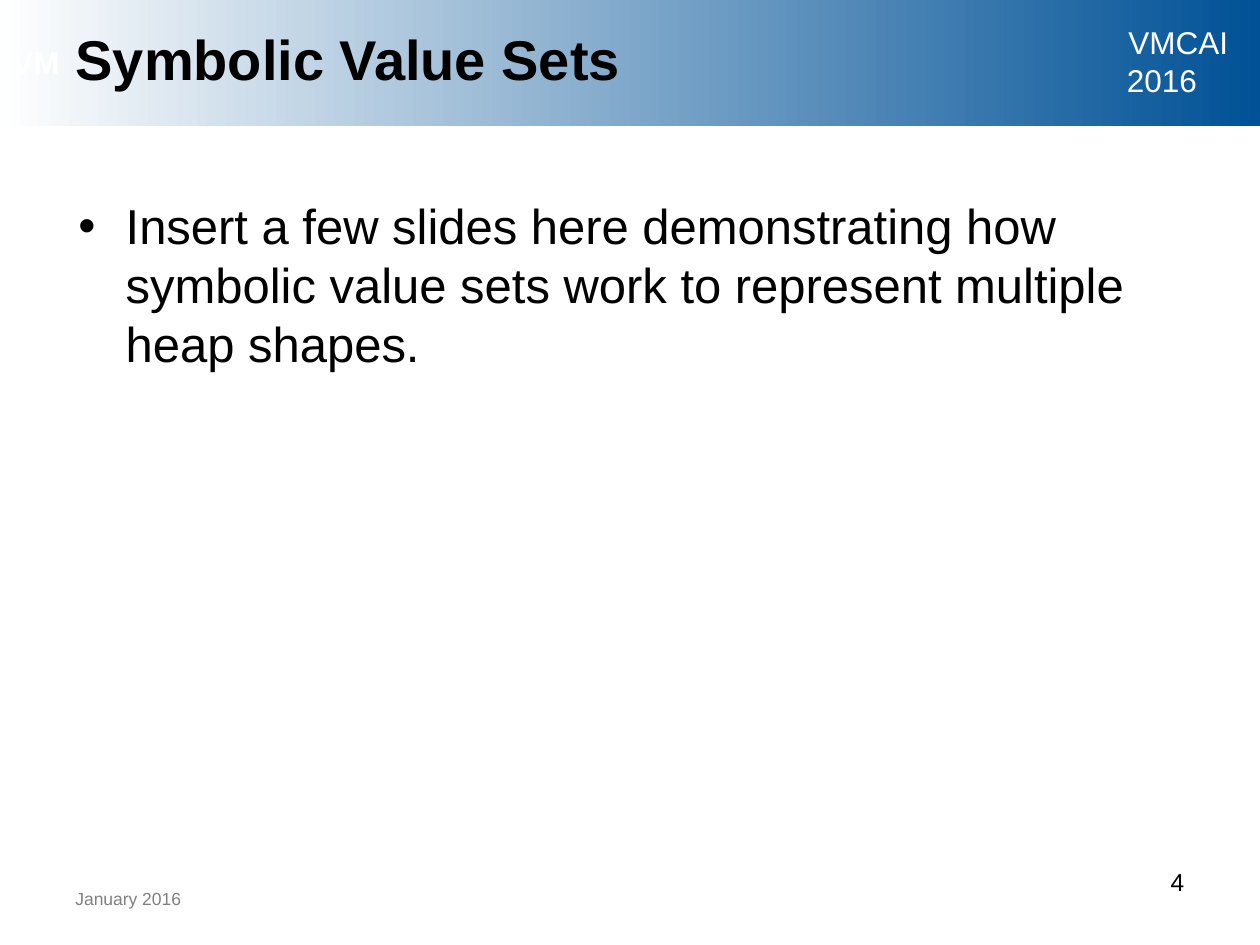
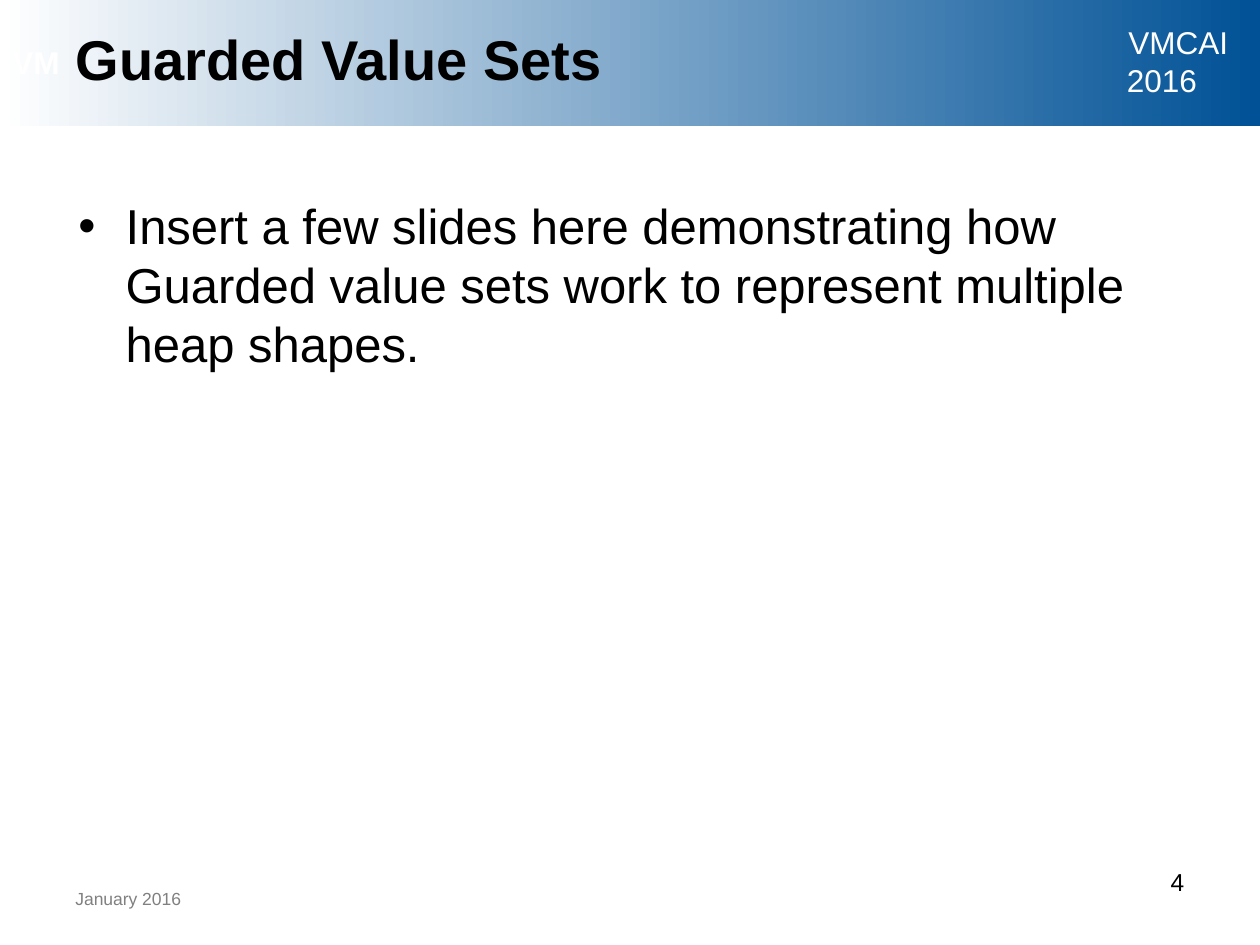
Before and after one commit to ericmercer/uber-lazy, a slide deck: slide 4 of vmcai-2016-slides/vmcai_presentation.pptx. Drawn at 1260x945 pixels with LibreOffice and Linux fonts; fonts in the diff are those of the drawing; background and template pictures are left out. Boxes give left, top, right and bottom in pixels: in the first picture for what was removed or moved away, otherwise in the second. Text is boxed around its words. In the diff, an @@ line names an element or a change of style, - is before the commit and + after.

```diff
--- a/vmcai-2016-slides/vmcai_presentation.pptx
+++ b/vmcai-2016-slides/vmcai_presentation.pptx
@@ title at (x1=76, y1=39, x2=601, y2=81): text changed @@
-Symbolic Value Sets
+Guarded Value Sets
@@ text at (x1=126, y1=208, x2=1124, y2=372): text changed @@
-• Insert a few slides here demonstrating how symbolic value sets work to represent multiple heap shapes.
+• Insert a few slides here demonstrating how Guarded value sets work to represent multiple heap shapes.
```
Also in this commit, not shown: 5 other slides changed, 15 slides added.
